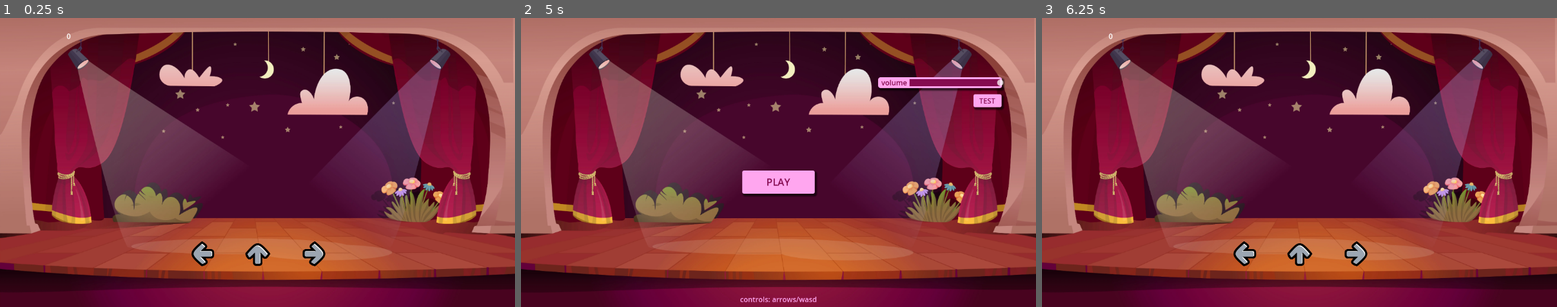
Above: before the commit, frames 1-3 (left to right).
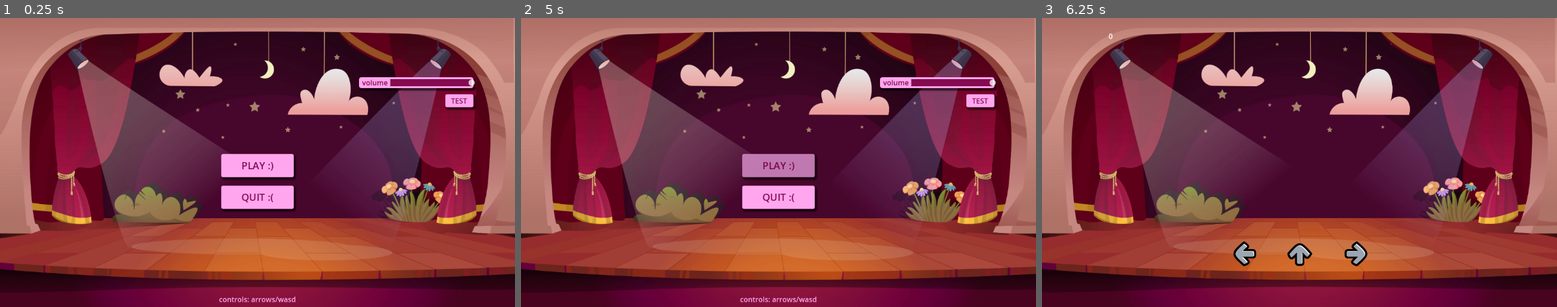
Above: after the commit, the same moments.

Repository: BettiFei/InfoPraktikum25-V2
Game: Godot game, scene res://scenes/menu.tscn
The game is run twice, just before and just after one commit, with the same random seed, the same clock (stepped at 60 frames per second) and the same inputs. Before the commit the project starts from res://scenes/game.tscn. Sound files missing from this copy of the repository are replaced by a short silence.
Inputs (mouse positions are in pixels of both pictures, inside the frame that each line leads up to):
- Up to frame 1 (0.25 s): no input
- Up to frame 2 (5 s): click (778, 165) at 0.5 s, where only the run after the commit has a clickable "PLAY :)"; tap Enter at 1.25, 2.75, 4.25 s; tap Space at 2, 3.5 s; tap Escape (escape) at 4.9 s
- Up to frame 3 (6.25 s): click "PLAY" (after the commit: "PLAY :)") at 5 s; tap Space at 5.75 s

The runs differ from the first frame. In frame 1, 5.3% of the frame differs, in the area x 1-100%, y 4-99%; in frame 2, 2.9%; in frame 3, nothing differs.

Commit message:
UI Tweaks

Diff:
--- a/rhythmgame-v2/project.godot
+++ b/rhythmgame-v2/project.godot
@@ -11,7 +11,7 @@
 [application]
 
 config/name="RhythmGame-V2"
-run/main_scene="uid://drhde16aclh5i"
+run/main_scene="uid://btc6ui3gqch7d"
 config/features=PackedStringArray("4.4", "Forward Plus")
 config/icon="res://icon.svg"
 
--- a/rhythmgame-v2/scenes/menu.tscn
+++ b/rhythmgame-v2/scenes/menu.tscn
@@ -76,9 +76,9 @@
 
 [node name="StartButton" type="Button" parent="."]
 offset_left = 495.0
-offset_top = 342.0
+offset_top = 305.0
 offset_right = 657.0
-offset_bottom = 394.0
+offset_bottom = 357.0
 theme_override_colors/font_hover_color = Color(0.483181, 0.0360975, 0.289112, 1)
 theme_override_colors/font_color = Color(0.521569, 0.0431373, 0.313726, 1)
 theme_override_colors/font_pressed_color = Color(1, 0.65098, 0.937255, 1)
@@ -86,12 +86,26 @@
 theme_override_styles/hover = SubResource("StyleBoxFlat_4ytvr")
 theme_override_styles/pressed = SubResource("StyleBoxFlat_v86rl")
 theme_override_styles/normal = SubResource("StyleBoxFlat_g3eks")
-text = "PLAY"
+text = "PLAY :)"
+
+[node name="QuitButton" type="Button" parent="."]
+offset_left = 495.0
+offset_top = 376.0
+offset_right = 657.0
+offset_bottom = 428.0
+theme_override_colors/font_hover_color = Color(0.483181, 0.0360975, 0.289112, 1)
+theme_override_colors/font_color = Color(0.521569, 0.0431373, 0.313726, 1)
+theme_override_colors/font_pressed_color = Color(1, 0.65098, 0.937255, 1)
+theme_override_font_sizes/font_size = 22
+theme_override_styles/hover = SubResource("StyleBoxFlat_4ytvr")
+theme_override_styles/pressed = SubResource("StyleBoxFlat_v86rl")
+theme_override_styles/normal = SubResource("StyleBoxFlat_g3eks")
+text = "QUIT :("
 
 [node name="VolumeSlider" type="HSlider" parent="."]
-offset_left = 869.0
+offset_left = 873.0
 offset_top = 114.0
-offset_right = 1072.0
+offset_right = 1055.0
 offset_bottom = 176.0
 theme_override_constants/center_grabber = 1
 theme_override_styles/slider = SubResource("StyleBoxFlat_vjb58")
@@ -111,9 +125,9 @@
 label_settings = SubResource("LabelSettings_4ytvr")
 
 [node name="TestButton" type="Button" parent="."]
-offset_left = 1012.0
+offset_left = 996.0
 offset_top = 171.0
-offset_right = 1075.0
+offset_right = 1059.0
 offset_bottom = 200.0
 theme_override_colors/font_hover_color = Color(0.483181, 0.0360975, 0.289112, 1)
 theme_override_colors/font_color = Color(0.521569, 0.0431373, 0.313726, 1)
@@ -135,5 +149,6 @@
 text = "controls: arrows/wasd"
 
 [connection signal="button_down" from="StartButton" to="." method="_on_start_button_down"]
+[connection signal="pressed" from="QuitButton" to="." method="_on_quit_button_pressed"]
 [connection signal="value_changed" from="VolumeSlider" to="." method="_on_volume_slider_value_changed"]
 [connection signal="pressed" from="TestButton" to="." method="_on_test_button_pressed"]
--- a/rhythmgame-v2/scenes/note.tscn
+++ b/rhythmgame-v2/scenes/note.tscn
@@ -51,9 +51,12 @@
 spread = 180.0
 initial_velocity_max = 597.7
 gravity = Vector3(0, 0, 0)
-scale_max = 5.0
+scale_min = 0.0
+scale_max = 8.0
 scale_curve = SubResource("CurveTexture_njo4t")
-color = Color(0.611765, 0.65098, 0.698039, 1)
+color = Color(1, 0.74902, 0, 1)
+hue_variation_min = -0.11
+hue_variation_max = 0.3
 
 [node name="Note" type="Area2D" groups=["note"]]
 script = ExtResource("1_1bnk6")
@@ -72,7 +75,7 @@
 amount_ratio = 0.7
 lifetime = 0.4
 one_shot = true
-explosiveness = 1.0
+explosiveness = 0.85
 randomness = 0.74
 process_material = SubResource("ParticleProcessMaterial_8ibmt")
 
@@ -88,12 +91,13 @@
 anchor_top = 0.5
 anchor_right = 0.5
 anchor_bottom = 0.5
-offset_left = -42.0
-offset_top = -14.0
-offset_right = 42.0
-offset_bottom = 14.0
+offset_left = -49.0
+offset_top = -17.0
+offset_right = 49.0
+offset_bottom = 17.0
 grow_horizontal = 2
 grow_vertical = 2
+theme_override_font_sizes/font_size = 21
 horizontal_alignment = 1
 vertical_alignment = 1
 
--- a/rhythmgame-v2/scripts/menu.gd
+++ b/rhythmgame-v2/scripts/menu.gd
@@ -13,3 +13,7 @@
 
 func _on_test_button_pressed() -> void:
 	$TestButton/AudioStreamPlayer.play()
+
+
+func _on_quit_button_pressed() -> void:
+	get_tree().quit()
--- a/rhythmgame-v2/scripts/note.gd
+++ b/rhythmgame-v2/scripts/note.gd
@@ -45,13 +45,13 @@
 	hit = true
 	if score == 3:
 		$Node2D/Label.text = "PERFECT"
-		$Node2D/Label.modulate = Color("fdff25")
+		$Node2D/Label.modulate = Color("ffbf00")
 	elif score == 2:
 		$Node2D/Label.text = "GOOD"
-		$Node2D/Label.modulate = Color("ff00ff")
+		$Node2D/Label.modulate = Color("#305CDE")
 	elif score == 1:
 		$Node2D/Label.text = "OKAY"
-		$Node2D/Label.modulate = Color("4eff4d")
+		$Node2D/Label.modulate = Color("#4CBB17")
 
 
 func _on_timer_timeout() -> void:
